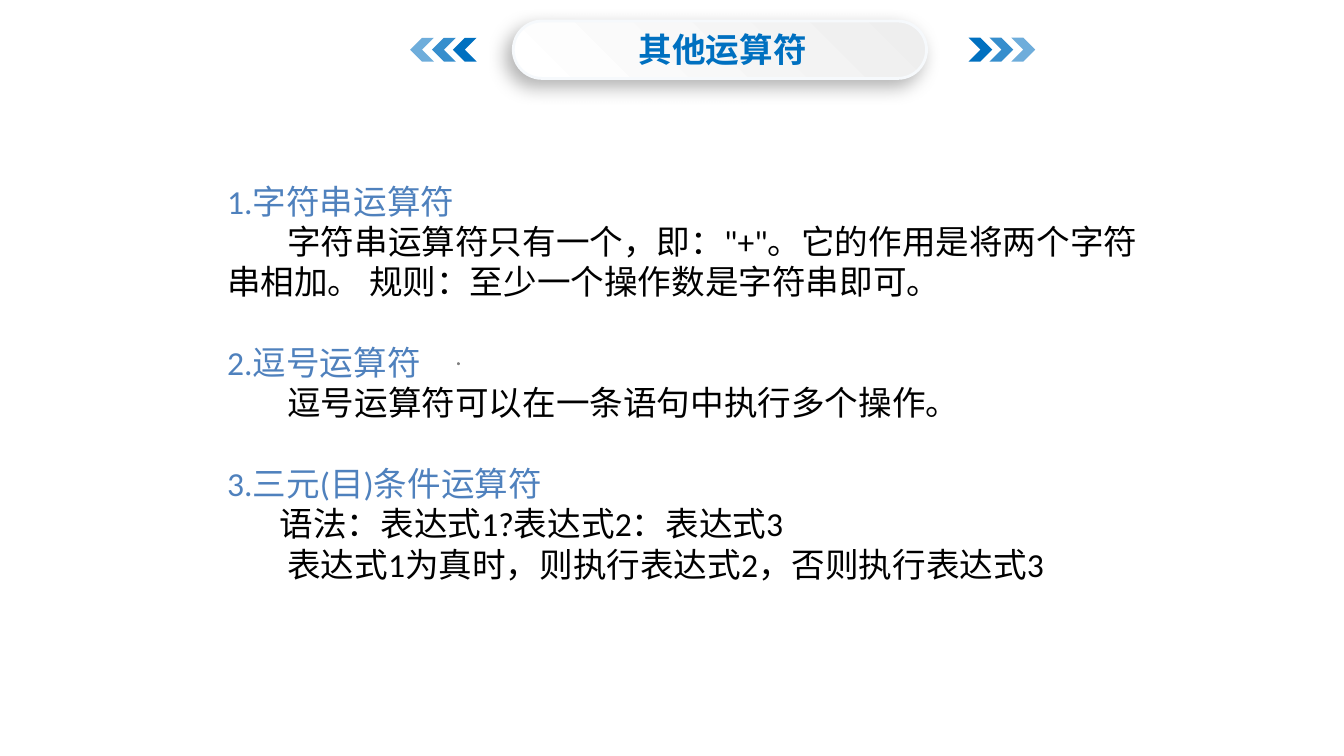
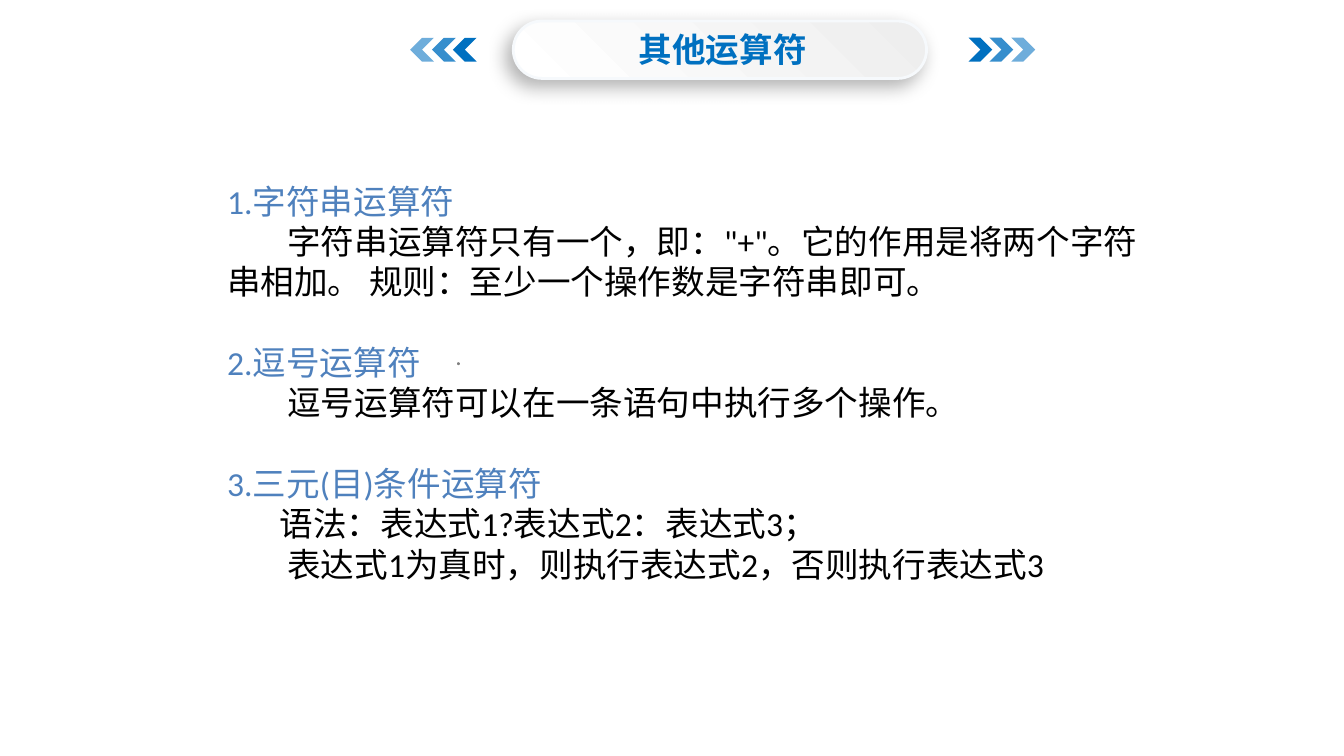
Before and after one commit to menglaoda/webA4, a slide deck: slide 13 of PPT/JS/03JavaScript运算符.pptx. Drawn at 1344x756 pixels with LibreOffice and Linux fonts; fonts in the diff are those of the drawing; background and template pictures are left out. Boxes give left, top, right and bottom in pixels: in the first picture for what was removed or moved away, otherwise in the second. Text is boxed around its words. In the diff, an @@ line names an element or a change of style, - is before the commit and + after.

```diff
--- a/PPT/JS/03JavaScript运算符.pptx
+++ b/PPT/JS/03JavaScript运算符.pptx
@@ text at [280,507,817,541]: text changed @@
-语法：表达式1?表达式2：表达式3
+语法：表达式1?表达式2：表达式3；
```
Also in this commit, not shown: 8 other files.
